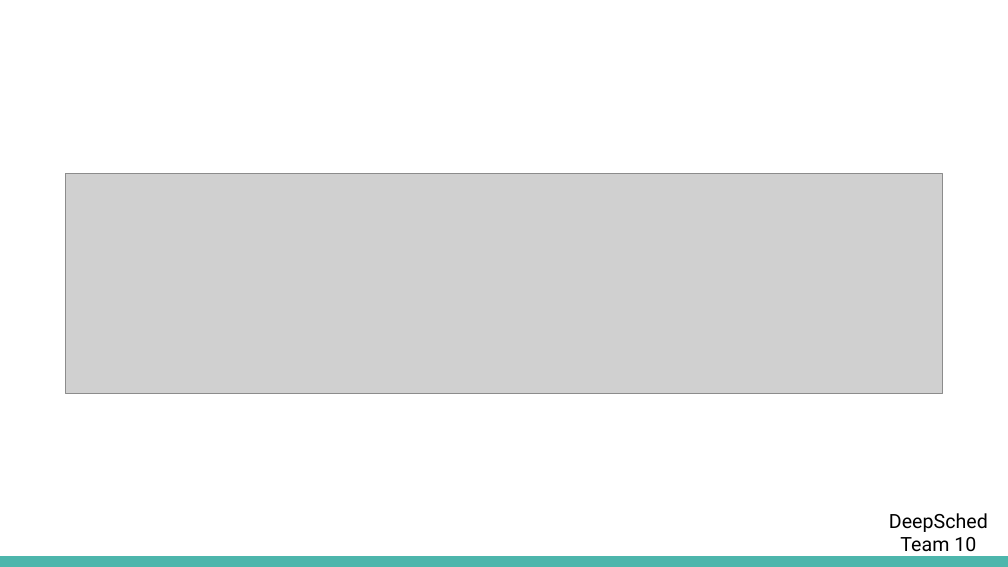
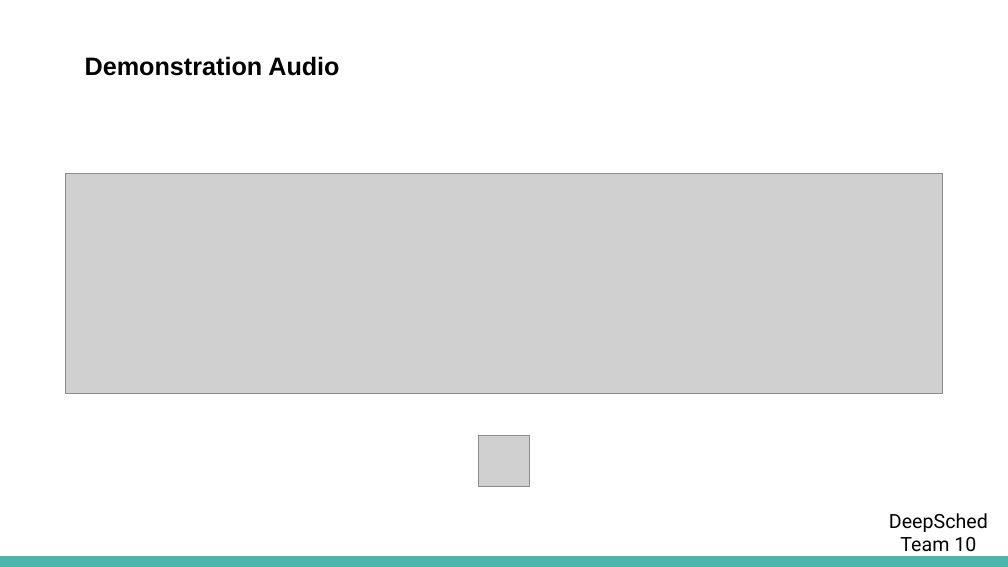
Before and after one commit to mido3ds/hetero-sys-sched-research, a slide deck: slide 2 of paper/presentation/DeepSched Presentation.pptx. Drawn at 1008x567 pixels with LibreOffice and Linux fonts; fonts in the diff are those of the drawing; grey boxes stand for pictures; background and template pictures are left out. Boxes give left, top, right and bottom in pixels: in the first picture for what was removed or moved away, otherwise in the second. Text is boxed around its words. In the diff, an @@ line names an element or a change of style, - is before the commit and + after.

Commit message:
added presentation record

```diff
--- a/paper/presentation/DeepSched Presentation.pptx
+++ b/paper/presentation/DeepSched Presentation.pptx
@@ text added at <box>85,56,339,76</box>, 18 pt, text #000000, bold @@
+Demonstration Audio
@@ picture added at <box>479,435,529,486</box> @@
```
Also in this commit, not shown: 1 other file.
